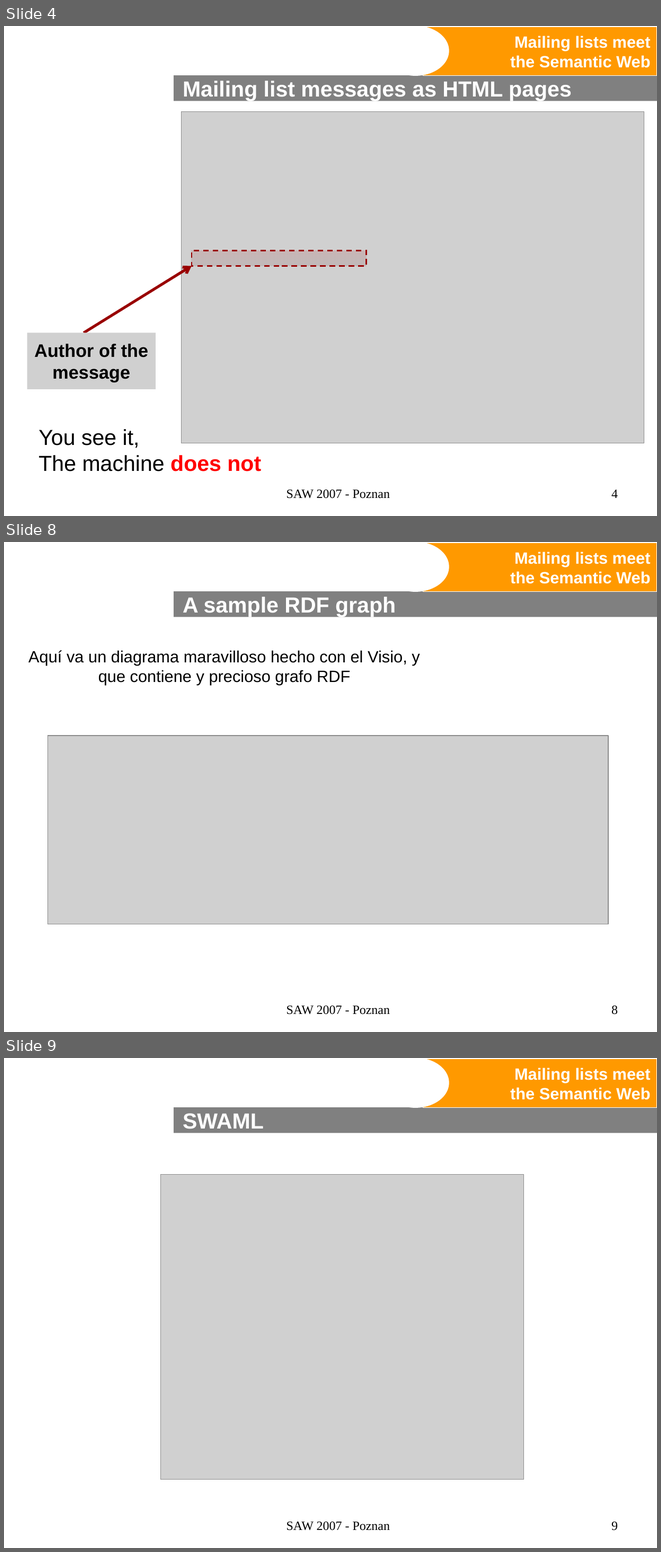
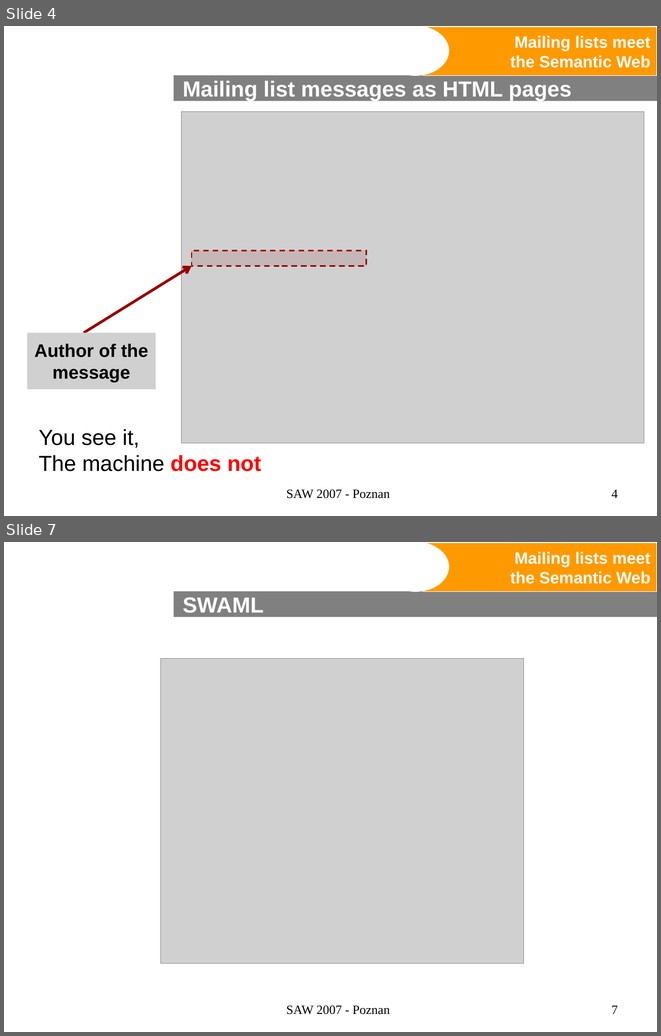
Before and after one commit to wikier/swaml, a slide deck: doc/talks/20070427-saw2007/swaml.ppt. Shown one above the other, each under a label of ours: slides 4, 8 and 9 before the commit, slides 4 and 7 after it; the slides between them are not shown. The pictures are 661x1552 and 661x1036 pixels, drawn with LibreOffice and Linux fonts; fonts in the diff are those of the drawing; grey boxes stand for pictures; background and template pictures are left out. Boxes give left, top, right and bottom in pixels: in the first picture for what was removed or moved away, otherwise in the second. Text is boxed around its words. In the diff, an @@ line names an element or a change of style, - is before the commit and + after.

```diff
--- a/doc/talks/20070427-saw2007/swaml.ppt
+++ b/doc/talks/20070427-saw2007/swaml.ppt
@@ slide 8 removed at (4,542,657,1032), background #FFFFFF; not listed: 3 template elements that a slide beside it also shows @@
@@ title removed at (183,597,396,617) @@
-A sample RDF graph
@@ text removed at (28,650,420,685) @@
-Aquí va un diagrama maravilloso hecho con el Visio, y
-que contiene y precioso grafo RDF
@@ picture removed at (48,735,609,924) @@
@@ text removed at (286,1005,390,1014) @@
-SAW 2007 - Poznan
@@ page number removed at (611,1005,618,1014) @@
-8
@@ what was slide 9 is now slide 7 @@
@@ page number at (611,1005,618,1014): text changed @@
-9
+7
```
Also in this commit, not shown: 4 slides changed, 3 slides added, 4 other slides removed.
